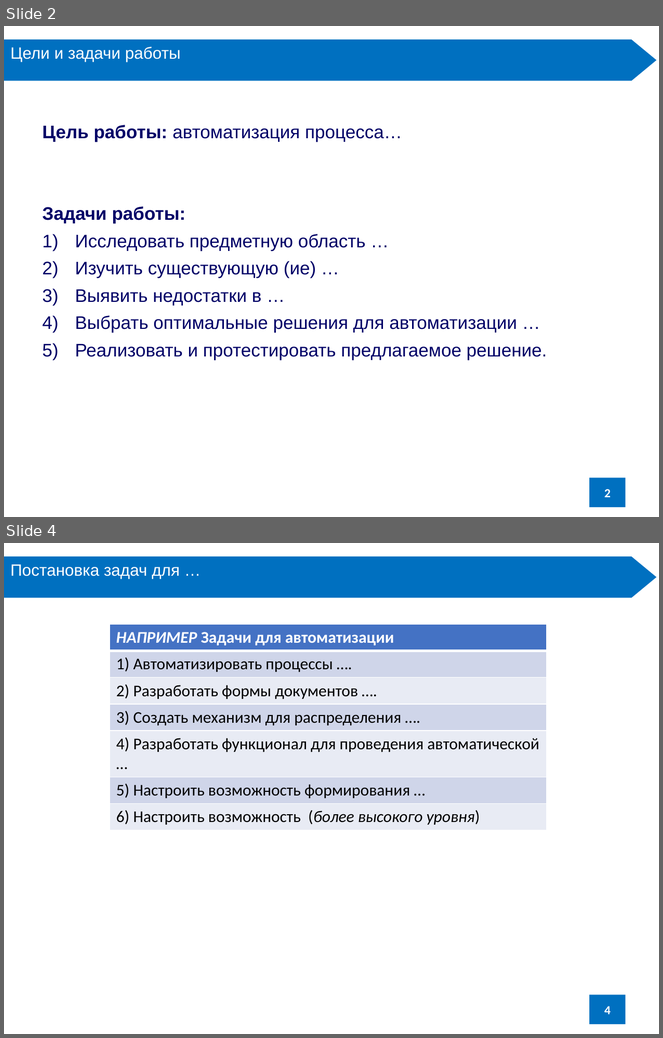
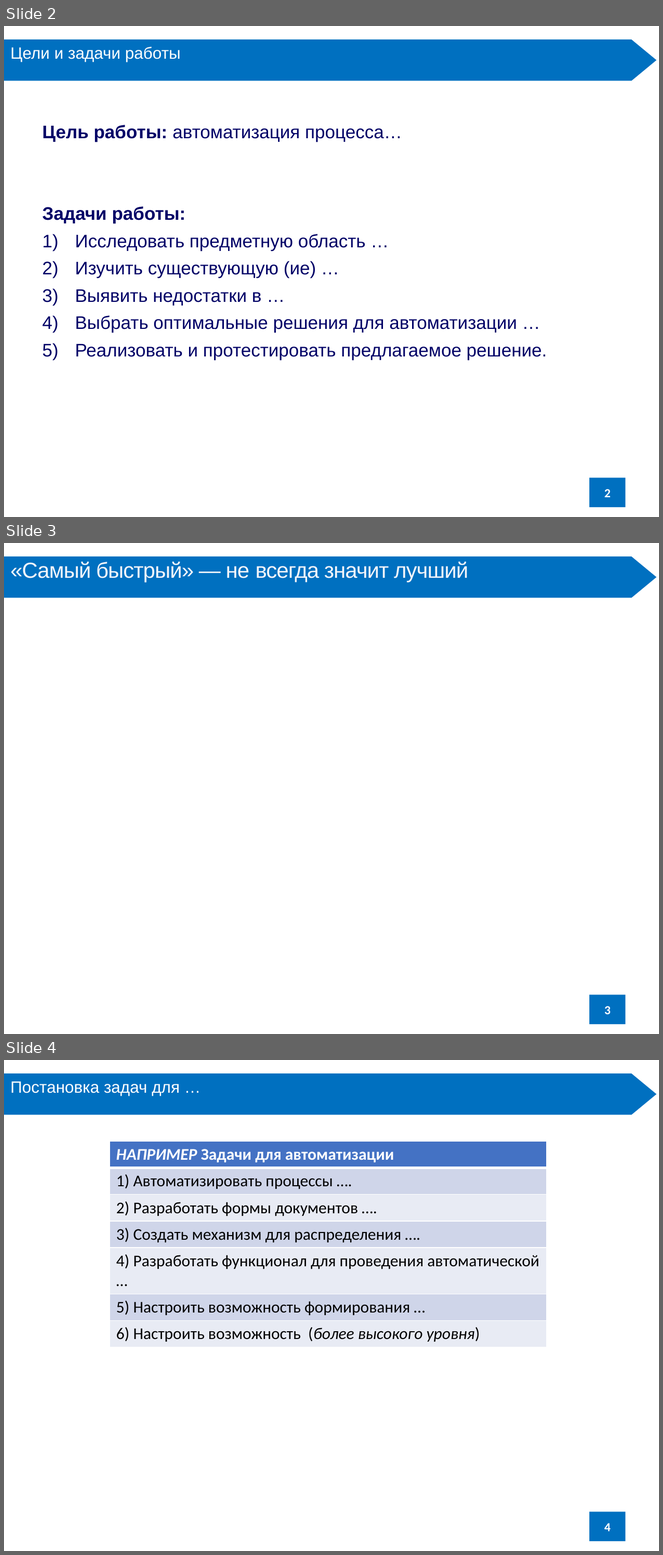
Before and after one commit to Hohrandrey/RTU-MIREA, a slide deck: 7 семестр/Системный анализ и управление организационно-техническими системами в атомной отрасли/доклады/4 доклад/Шаблон_оформления_презентации_ВКР.pptx. Shown one above the other, each under a label of ours: slides 2 and 4 before the commit, slides 2, 3 and 4 after it; the slides between them are not shown. The pictures are 663x1038 and 663x1555 pixels, drawn with LibreOffice and Linux fonts; fonts in the diff are those of the drawing. Boxes give left, top, right and bottom in pixels: in the first picture for what was removed or moved away, otherwise in the second. Text is boxed around its words. In the diff, an @@ line names an element or a change of style, - is before the commit and + after.

```diff
--- a/7 семестр/Системный анализ и управление организационно-техническими системами в атомной отрасли/доклады/4 доклад/Шаблон_оформления_презентации_ВКР.pptx
+++ b/7 семестр/Системный анализ и управление организационно-техническими системами в атомной отрасли/доклады/4 доклад/Шаблон_оформления_презентации_ВКР.pptx
@@ slide 3 added at <box>4,543,659,1034</box>, background #FFFFFF @@
@@ rectangle added at <box>4,557,632,598</box>, fill #0070C0, 24 pt, text #F4F5FA @@
+«Самый быстрый» — не всегда значит лучший
@@ triangle added at <box>632,557,657,598</box>, fill #0070C0 @@
@@ page number added at <box>590,995,626,1025</box>, fill #0070C0, 13.6 pt, text #FFFFFF, bold @@
+3
```
Also in this commit, not shown: 2 slides changed, 1 slide removed, 1 other file.
